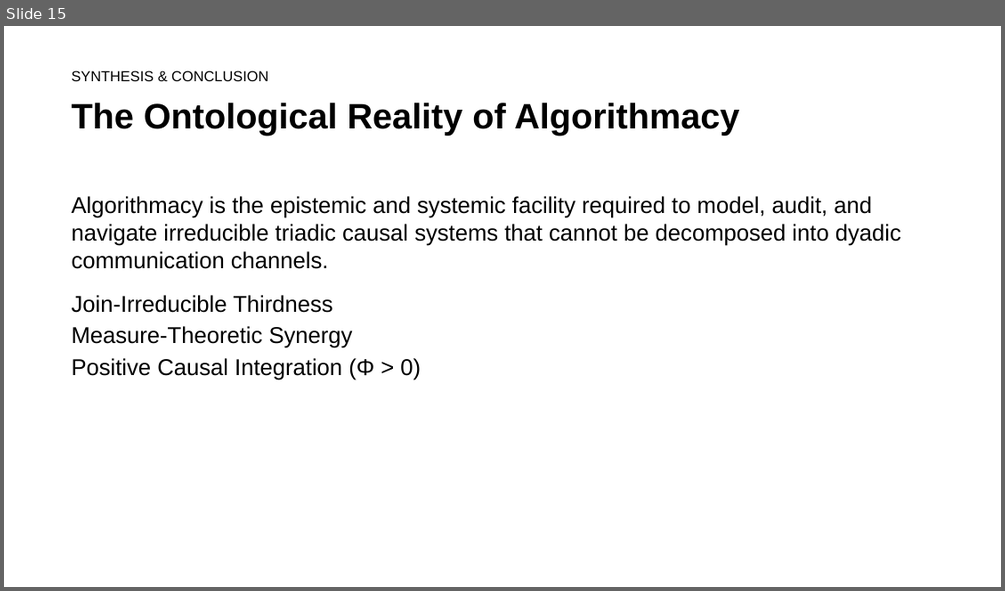
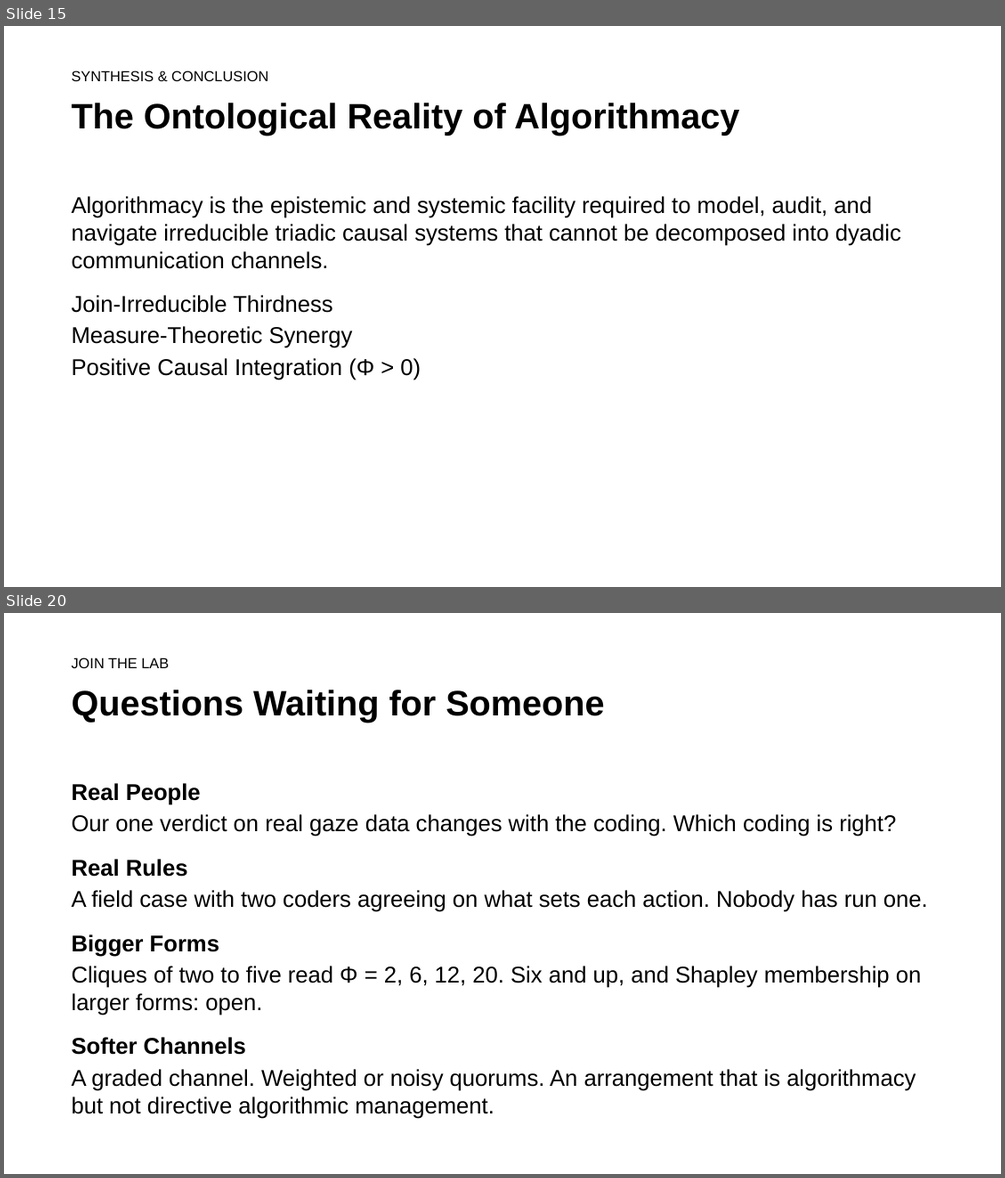
Before and after one commit to rogerSuperBuilderAlpha/algorithmacy-lab, a slide deck: submissions/triadic_reduction/talk/deck.pptx. Shown one above the other, each under a label of ours: slide 15 before the commit, slides 15 and 20 after it; the slides between them are not shown. The pictures are 1005x591 and 1005x1178 pixels, drawn with LibreOffice and Linux fonts; fonts in the diff are those of the drawing. Boxes give left, top, right and bottom in pixels: in the first picture for what was removed or moved away, otherwise in the second. Text is boxed around its words. In the diff, an @@ line names an element or a change of style, - is before the commit and + after.

```diff
--- a/submissions/triadic_reduction/talk/deck.pptx
+++ b/submissions/triadic_reduction/talk/deck.pptx
@@ slide 20 added at <box>4,613,1001,1174</box>, background #FFFFFF @@
@@ text added at <box>72,657,169,668</box>, 14 pt, text #000000 @@
+JOIN THE LAB
@@ text added at <box>72,690,604,722</box>, 34 pt, text #000000, bold @@
+Questions Waiting for Someone
@@ text added at <box>72,783,928,1119</box>, 22 pt, text #000000 @@
+Real People
+Our one verdict on real gaze data changes with the coding. Which coding is right?
+Real Rules
+A field case with two coders agreeing on what sets each action. Nobody has run one.
+Bigger Forms
+Cliques of two to five read Φ = 2, 6, 12, 20. Six and up, and Shapley membership on larger forms: open.
+Softer Channels
+A graded channel. Weighted or noisy quorums. An arrangement that is algorithmacy but not directive algorithmic management.
```
Also in this commit, not shown: 6 other slides added, 13 other files.
